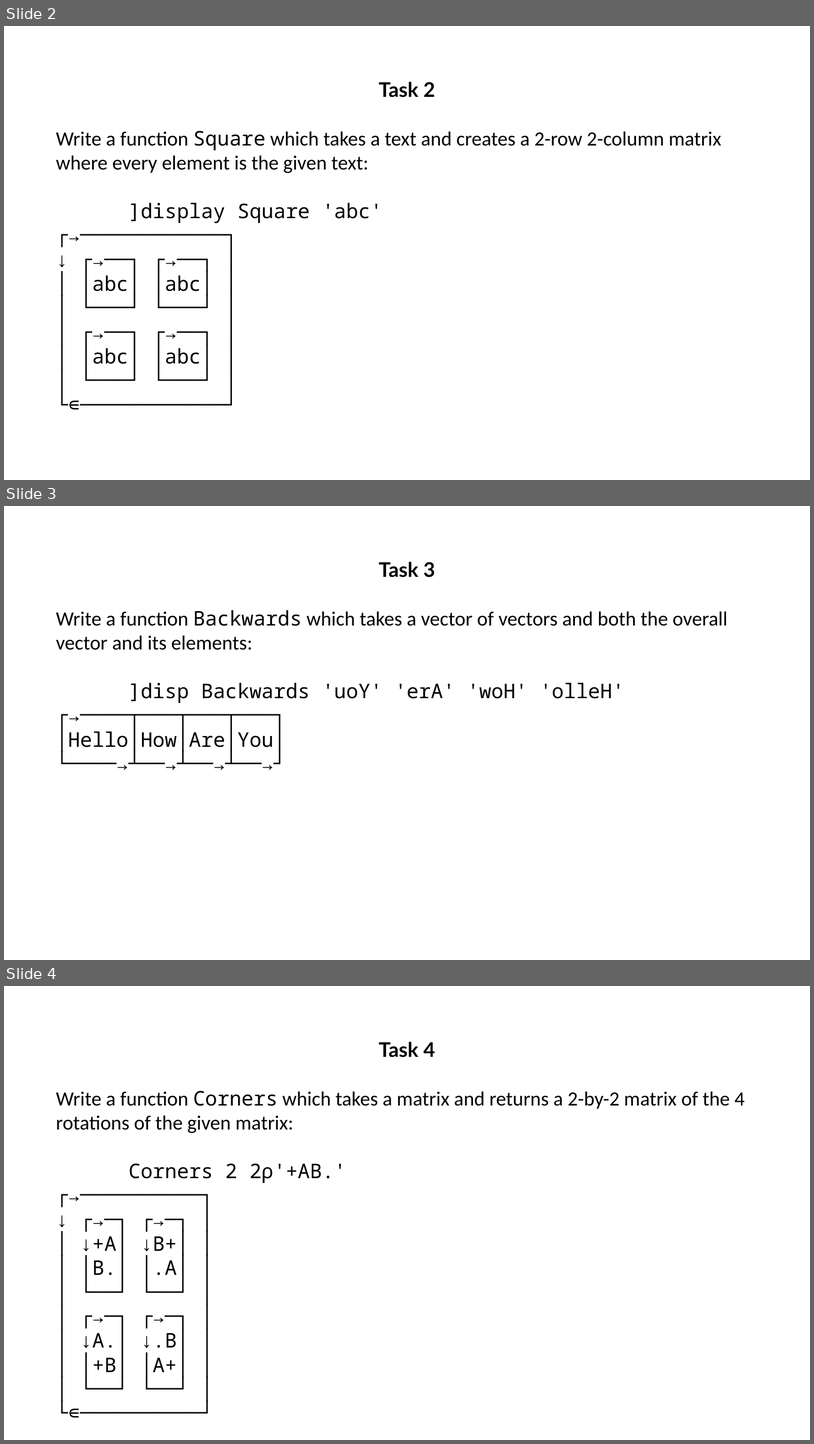
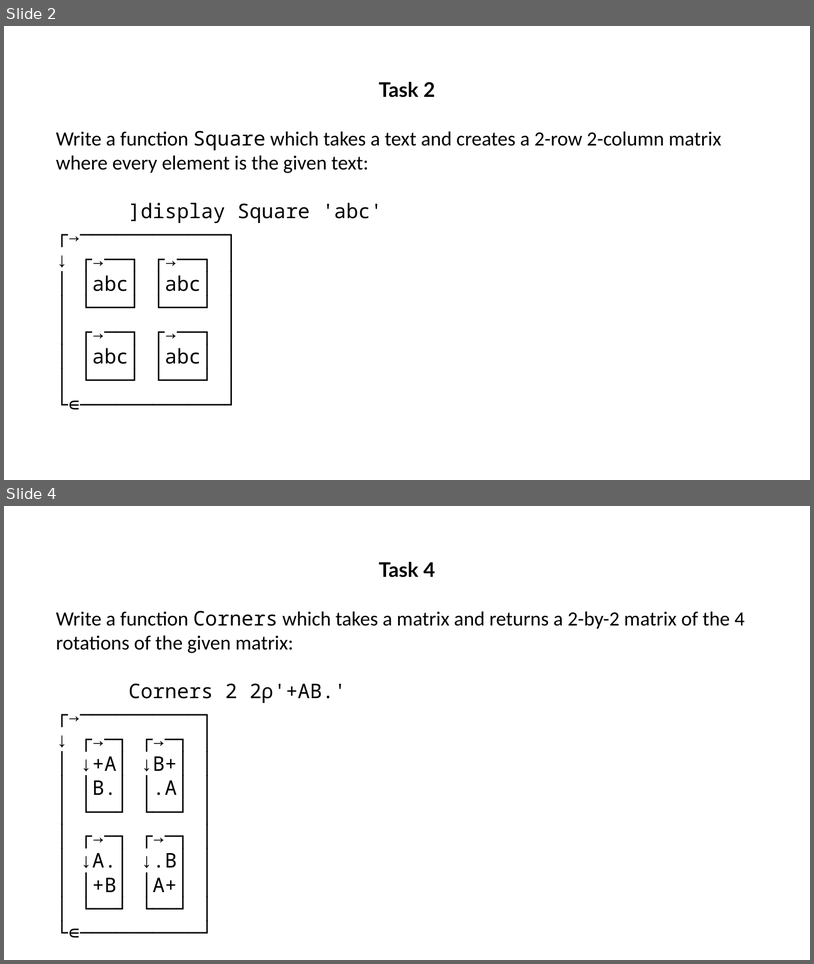
Before and after one commit to abrudz/tasks, a slide deck: tasks7.pptx. Shown one above the other, each under a label of ours: slides 2, 3 and 4 before the commit, slides 2 and 4 after it; the slides between them are not shown. The pictures are 814x1444 and 814x964 pixels, drawn with LibreOffice and Linux fonts; fonts in the diff are those of the drawing. Boxes give left, top, right and bottom in pixels: in the first picture for what was removed or moved away, otherwise in the second. Text is boxed around its words. In the diff, an @@ line names an element or a change of style, - is before the commit and + after.

```diff
--- a/tasks7.pptx
+++ b/tasks7.pptx
@@ slide 3 removed at (4, 506, 810, 960), background #FFFFFF @@
@@ text removed at (56, 562, 728, 752) @@
-Task 3
-Write a function Backwards which takes a vector of vectors and both the overall vector and its elements:
-]disp Backwards 'uoY' 'erA' 'woH' 'olleH'
-┌→────┬───┬───┬───┐
-│Hello│How│Are│You│
-└────→┴──→┴──→┴──→┘
```
Also in this commit, not shown: 1 slide changed, 2 slides added, 1 other slide removed, 1 other file.
